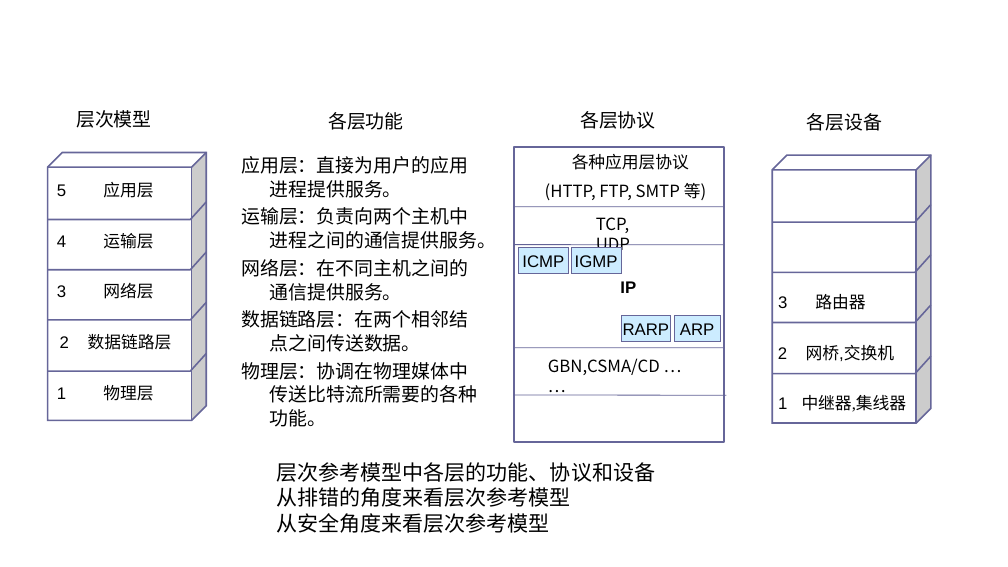
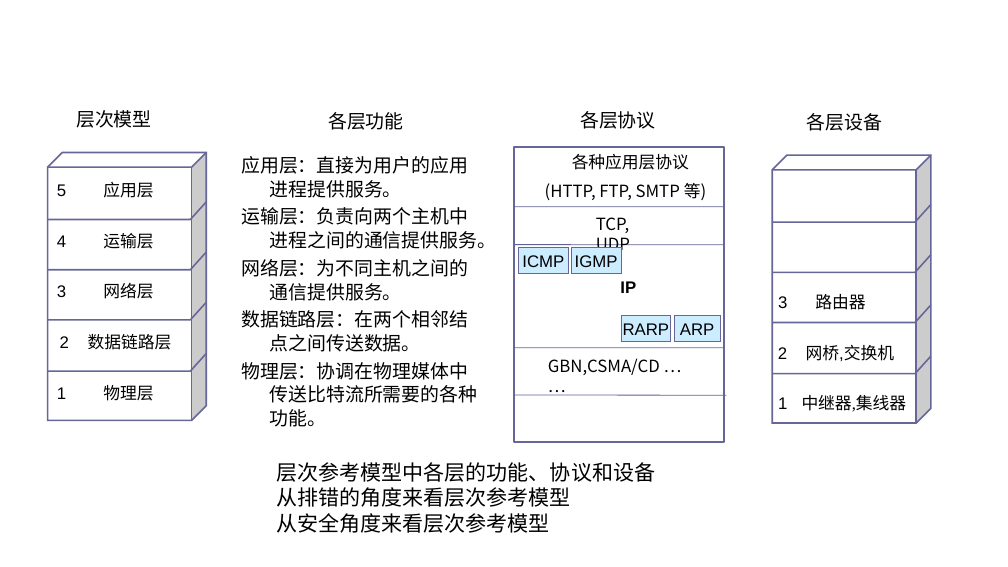
Before and after one commit to edu2act/course-NetWork, a slide deck: slide 58 of materials/slides/ch01 Overview.pptx. Drawn at 1008x567 pixels with LibreOffice and Linux fonts; fonts in the diff are those of the drawing; background and template pictures are left out. Boxes give left, top, right and bottom in pixels: in the first picture for what was removed or moved away, otherwise in the second. Text is boxed around its words. In the diff, an @@ line names an element or a change of style, - is before the commit and + after.

```diff
--- a/materials/slides/ch01 Overview.pptx
+++ b/materials/slides/ch01 Overview.pptx
@@ text at (x1=241, y1=259, x2=468, y2=301): text changed @@
-网络层：在不同主机之间的通信提供服务。
+网络层：为不同主机之间的通信提供服务。
```
Also in this commit, not shown: 1 other file.
